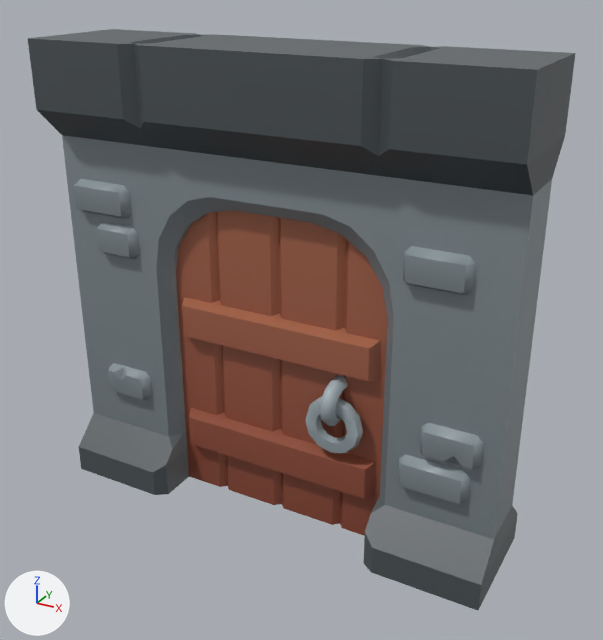
The glTF model assets/models/walls/wall_doorway.glb as it was, and as the next commit left it.
Before and after are seen from a 50 mm camera at (3.21, -5.52, 4.61) aimed at (0.17, 0.02, 1.85). Arrows for +X, +Y and +Z are at lower left; the lights stay in place. Where no turn or scale is listed for an object, it has been applied to the vertices.

The older version as bpy lines, for what is in view:
```python
me_cube_13132 = bpy.data.meshes.new('Cube.13132')
me_cube_13132.from_pydata(...)  # 292 vertices, 448 faces; spans x -2.0..2.0, y -0.5..0.5, z 0.0..4.0
me_cube_13132.materials.append(mat_texture)  # picture img_dungeon_texture
me_cube_13134 = bpy.data.meshes.new('Cube.13134')
me_cube_13134.from_pydata(...)  # 326 vertices, 620 faces; spans x -0.18..1.82, y -0.39..0.39, z 0.0..2.75
me_cube_13134.materials.append(mat_texture)  # picture img_dungeon_texture
ob_wall_doorway = bpy.data.objects.new('wall_doorway', me_cube_13132)
ob_wall_doorway.location = (0.0, 0.0, 0.0)
ob_wall_doorway_door = bpy.data.objects.new('wall_doorway_door', me_cube_13134)
ob_wall_doorway_door.location = (-0.82, 0.0, 0.0)
```
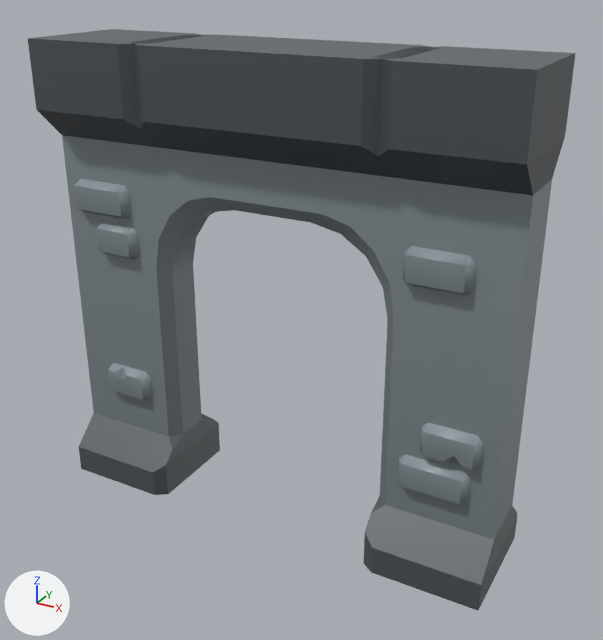
Commit message: changed doorway model removed door

Where the change shows, as pixel boxes (x1, y1, x2, y2) in the pictures (603 x 640 px):
'wall_doorway_door', deleted (brown): before (176, 210, 388, 536)

Diff of the bpy script that builds the scene:
```diff
--- a/assets/models/walls/wall_doorway.glb.py
+++ b/assets/models/walls/wall_doorway.glb.py
@@ ob_wall_doorway_door @@
-ob_wall_doorway_door = bpy.data.objects.new('wall_doorway_door', me_cube_13134)
-ob_wall_doorway_door.location = (-0.82, 0.0, 0.0)
```
